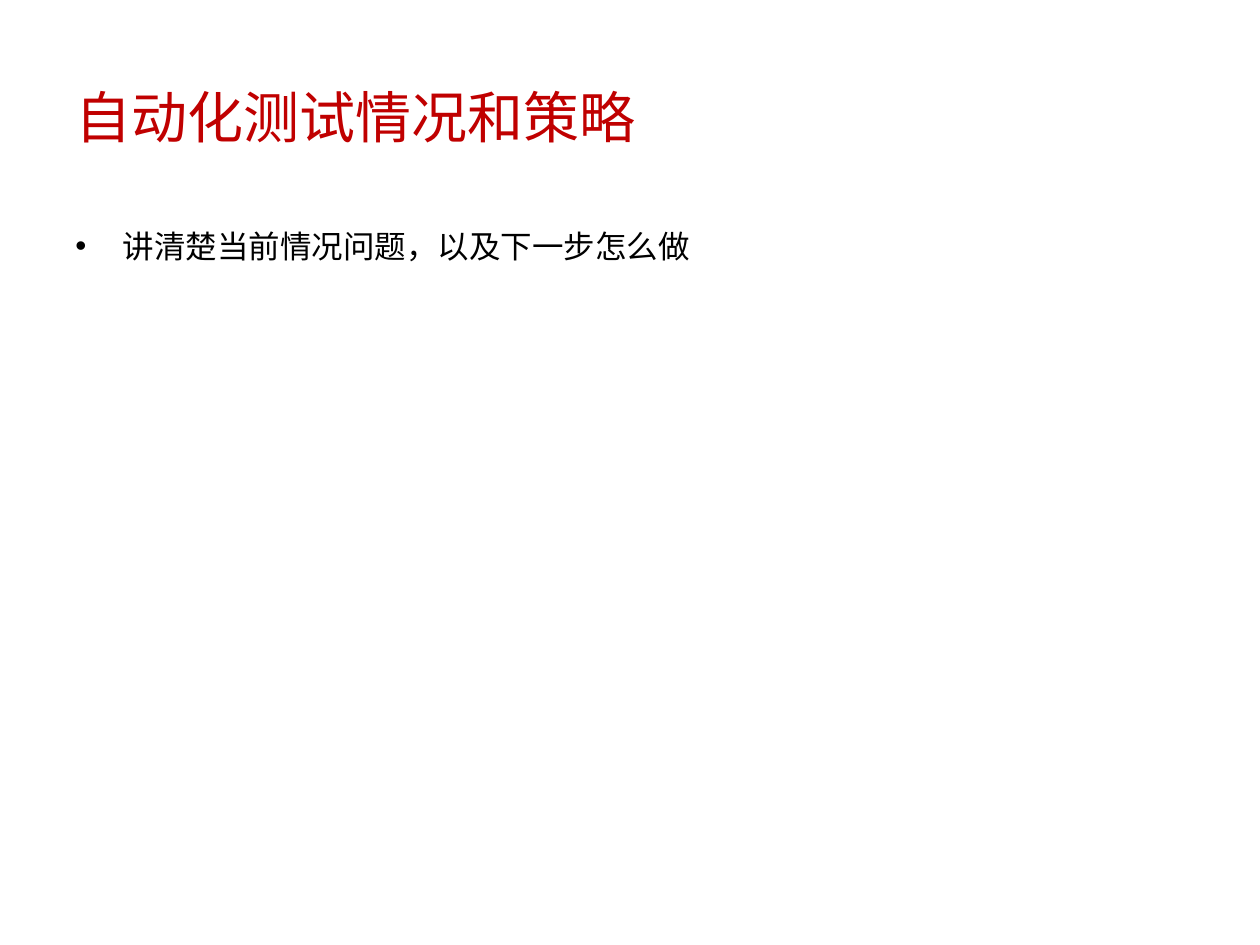
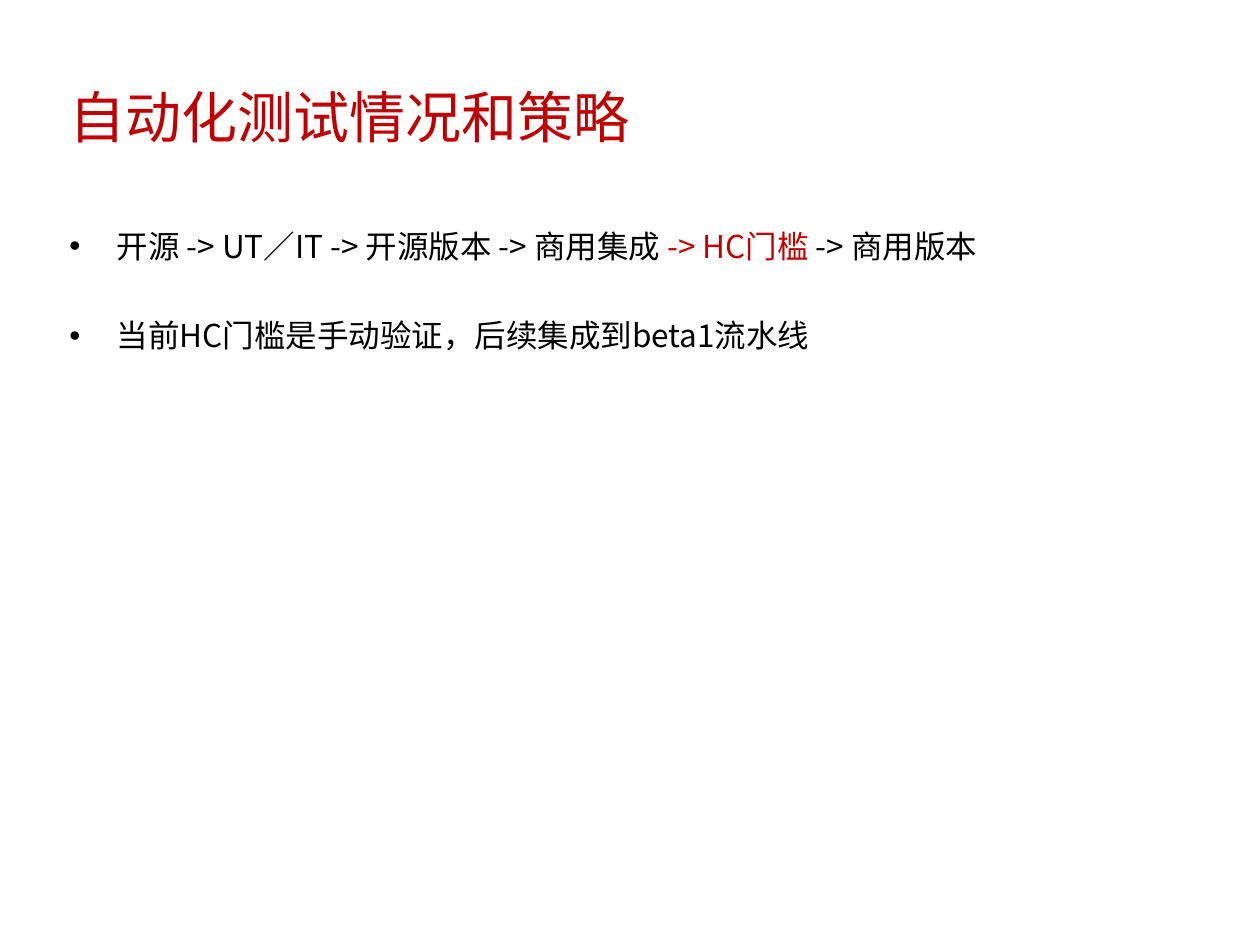
Before and after one commit to little-cui/sc-tester, a slide deck: slide 6 of doc/analysis.ppt. Drawn at 1260x945 pixels with LibreOffice and Linux fonts; fonts in the diff are those of the drawing. Boxes give left, top, right and bottom in pixels: in the first picture for what was removed or moved away, otherwise in the second. Text is boxed around its words. In the diff, an @@ line names an element or a change of style, - is before the commit and + after.

Commit message:
Update doc.

```diff
--- a/doc/analysis.ppt
+++ b/doc/analysis.ppt
@@ title "自动化测试情况和策略": place and size @@
-title "自动化测试情况和策略" at box(76, 91, 636, 143)
+title "自动化测试情况和策略" at box(69, 91, 629, 143)
@@ text at box(117, 231, 977, 350): text changed @@
-• 讲清楚当前情况问题，以及下一步怎么做
+• 开源 -> UT／IT -> 开源版本 -> 商用集成 -> HC门槛 -> 商用版本
+• 当前HC门槛是手动验证，后续集成到beta1流水线
```
Also in this commit, not shown: 5 other slides changed.
